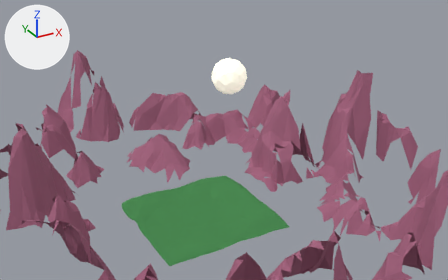
The Blender file forest.blend as it was, and as the next commit left it.
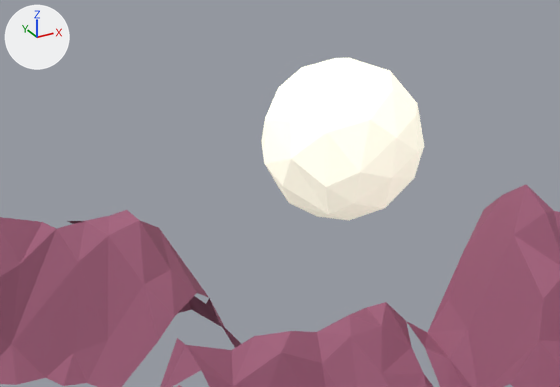
Each version appears first from a 50 mm lens placed at (-190.0, -383.3, 253.3), pointed at (104.4, 151.9, -14.4), and next in a close-up from a 50 mm lens placed at (25.6, 27.5, 110.8), pointed at (107.2, 175.8, 36.6). Arrows for +X, +Y and +Z are at upper left; the lights stay in place.

Objects in the first close-up: '1-Mountains', '2-Moon'.
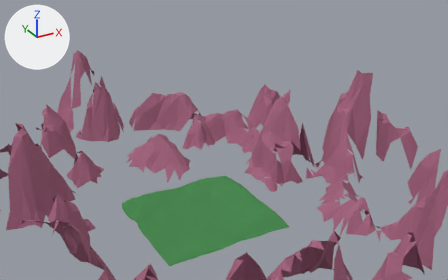
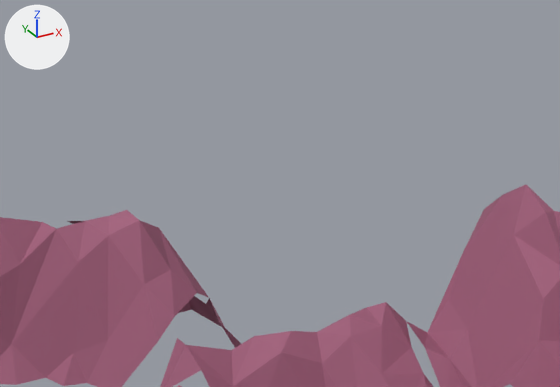
Location of each change, (x1, y1, x2, y2) in pixels of the close-ups (560 x 387 px):
'2-Moon', deleted: before (261, 58, 424, 220)

What the commit changed:
Object '2-Moon' (ob_2_moon) is deleted.
